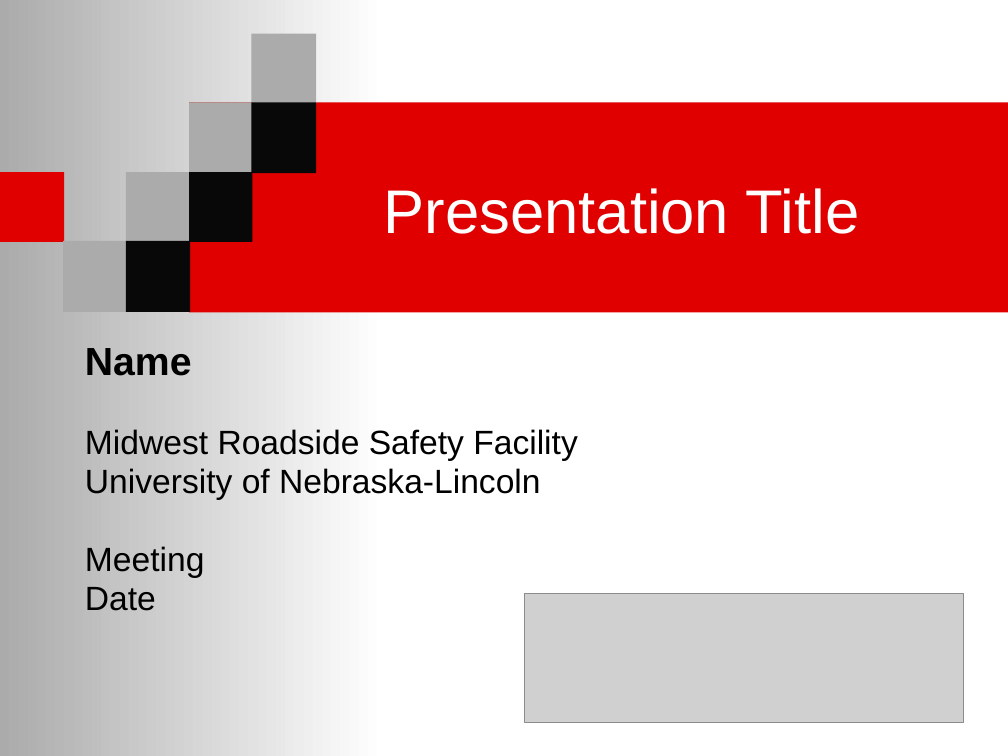
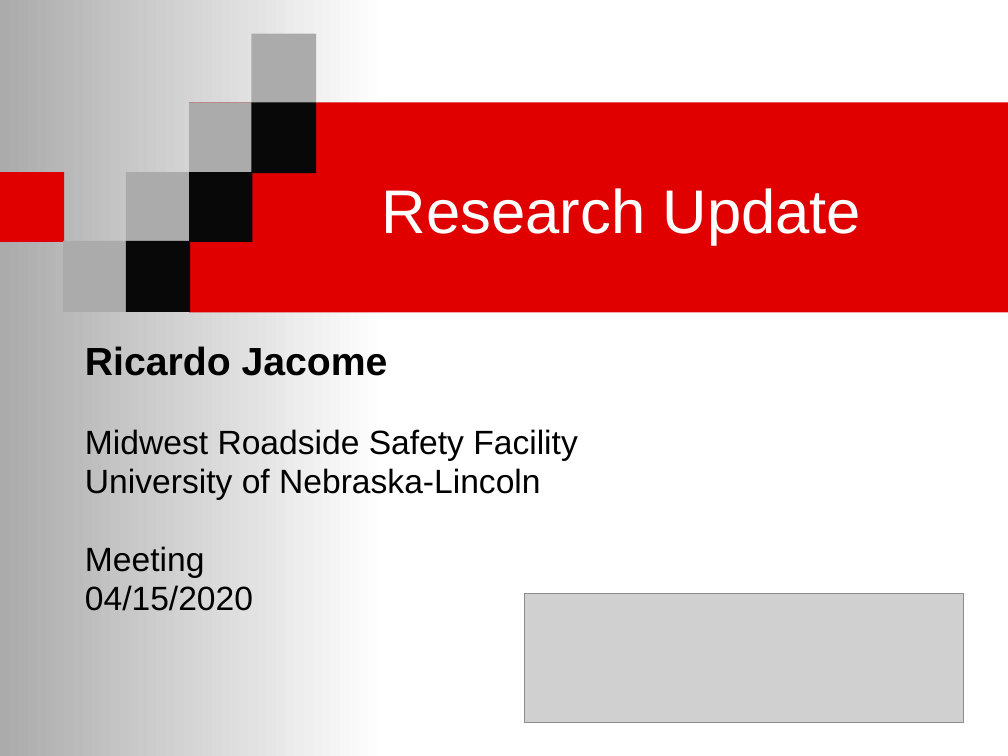
Before and after one commit to RickJacome/CurriculumVitae, a slide deck: slide 1 of Template - MwRSF Standard Presentation.pptx. Drawn at 1008x756 pixels with LibreOffice and Linux fonts; fonts in the diff are those of the drawing; grey boxes stand for pictures. Boxes give left, top, right and bottom in pixels: in the first picture for what was removed or moved away, otherwise in the second. Text is boxed around its words. In the diff, an @@ line names an element or a change of style, - is before the commit and + after.

```diff
--- a/Template - MwRSF Standard Presentation.pptx
+++ b/Template - MwRSF Standard Presentation.pptx
@@ title at bbox=[382, 188, 862, 245]: text changed @@
-Presentation Title
+Research Update
@@ subtitle at bbox=[85, 346, 388, 376]: text changed @@
-Name
+Ricardo Jacome
@@ subtitle at bbox=[85, 585, 253, 611]: text changed @@
-Date
+04/15/2020
```
Also in this commit, not shown: 4 slides added, 1 slide removed.
